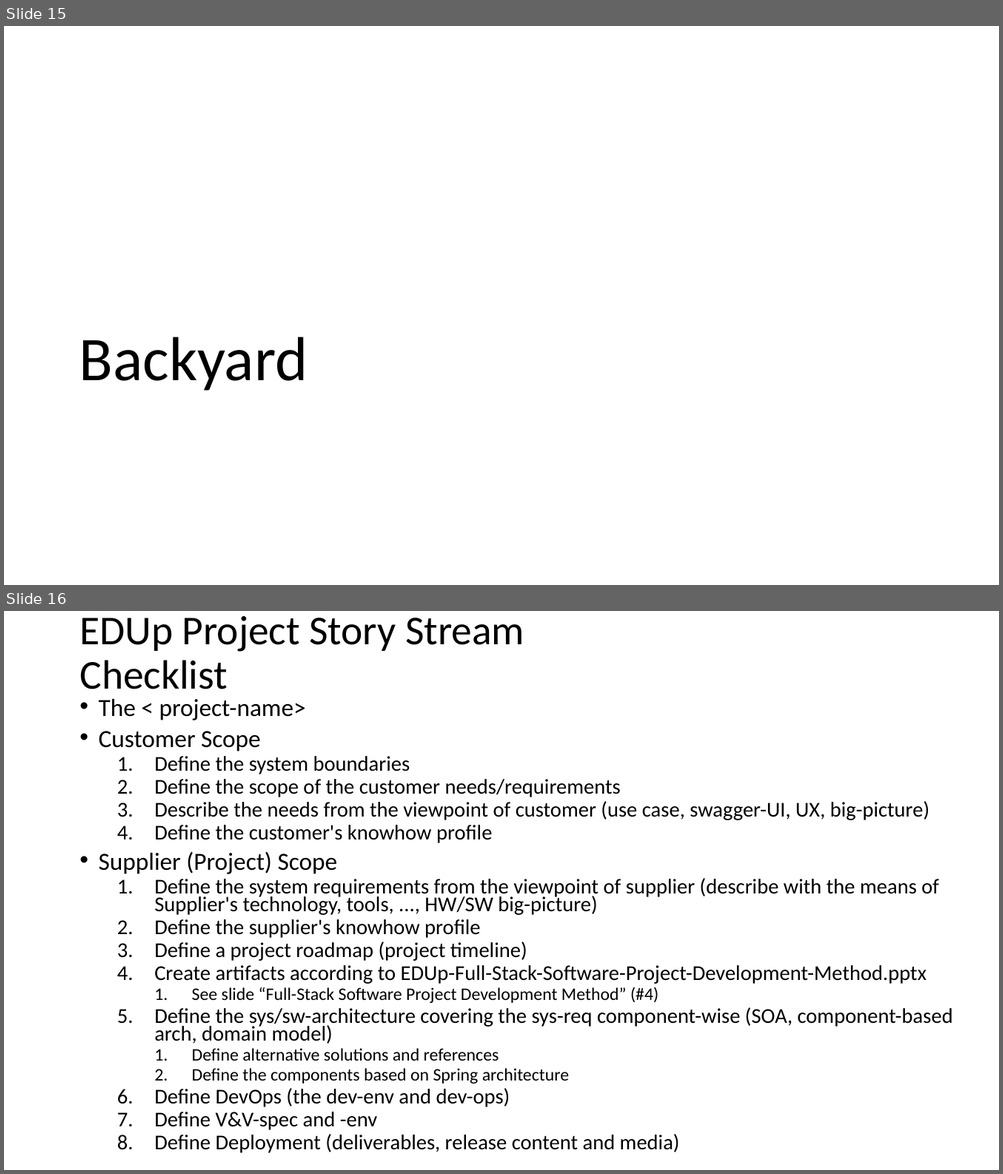
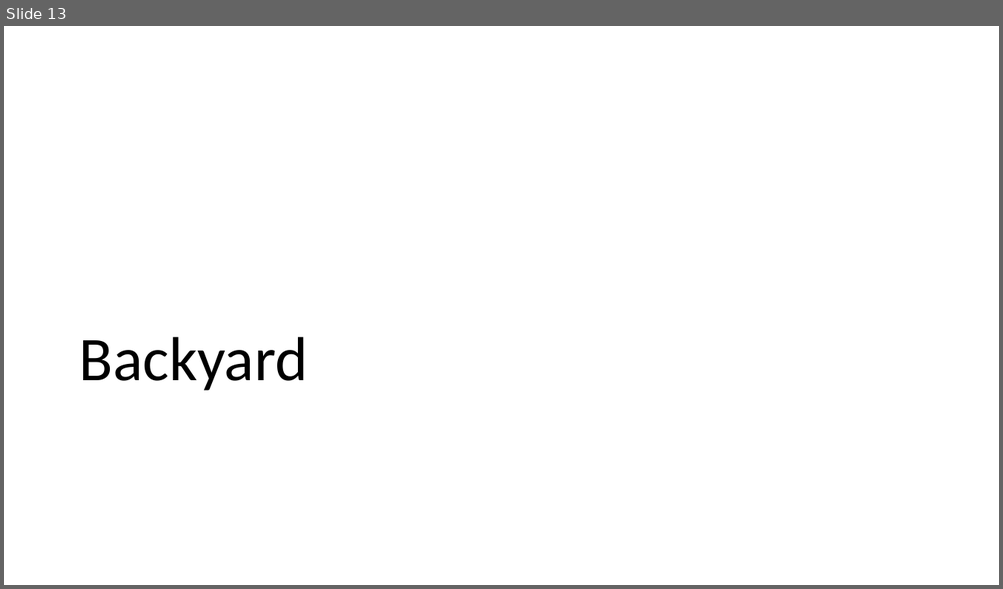
Before and after one commit to karacankos/smarthome-fordcs, a slide deck: fordcs-docs/EDUp FORDCS-V1.0 Project-v2022.04/1_EDUp FORDCS-V1.0 Planning.v2022.04.pptx. Shown one above the other, each under a label of ours: slides 15 and 16 before the commit, slide 13 after it. The pictures are 1003x1174 and 1003x589 pixels, drawn with LibreOffice and Linux fonts; fonts in the diff are those of the drawing. Boxes give left, top, right and bottom in pixels: in the first picture for what was removed or moved away, otherwise in the second. Text is boxed around its words. In the diff, an @@ line names an element or a change of style, - is before the commit and + after.

```diff
--- a/fordcs-docs/EDUp FORDCS-V1.0 Project-v2022.04/1_EDUp FORDCS-V1.0 Planning.v2022.04.pptx
+++ b/fordcs-docs/EDUp FORDCS-V1.0 Project-v2022.04/1_EDUp FORDCS-V1.0 Planning.v2022.04.pptx
@@ slide 16 removed at box(4, 611, 999, 1170), background #FFFFFF @@
@@ title removed at box(79, 616, 524, 689) @@
-EDUp Project Story Stream
-Checklist
@@ text removed at box(99, 699, 953, 1153) @@
-• The < project-name>
-• Customer Scope
-  1. Define the system boundaries
-  2. Define the scope of the customer needs/requirements
-  3. Describe the needs from the viewpoint of customer (use case, swagger-UI, UX, big-picture)
-  4. Define the customer's knowhow profile
-• Supplier (Project) Scope
-  1. Define the system requirements from the viewpoint of supplier (describe with the means of Supplier's technology, tools, ..., HW/SW big-picture)
-  2. Define the supplier's knowhow profile
-  3. Define a project roadmap (project timeline)
-  4. Create artifacts according to EDUp-Full-Stack-Software-Project-Development-Method.pptx
-    1. See slide “Full-Stack Software Project Development Method” (#4)
-  5. Define the sys/sw-architecture covering the sys-req component-wise (SOA, component-based arch, domain model)
-    1. Define alternative solutions and references
-    2. Define the components based on Spring architecture
-  6. Define DevOps (the dev-env and dev-ops)
-  7. Define V&V-spec and -env
-  8. Define Deployment (deliverables, release content and media)
@@ what was slide 15 is now slide 13 @@
```
Also in this commit, not shown: 6 slides changed, 1 slide added, 3 other slides removed, 3 other files.
